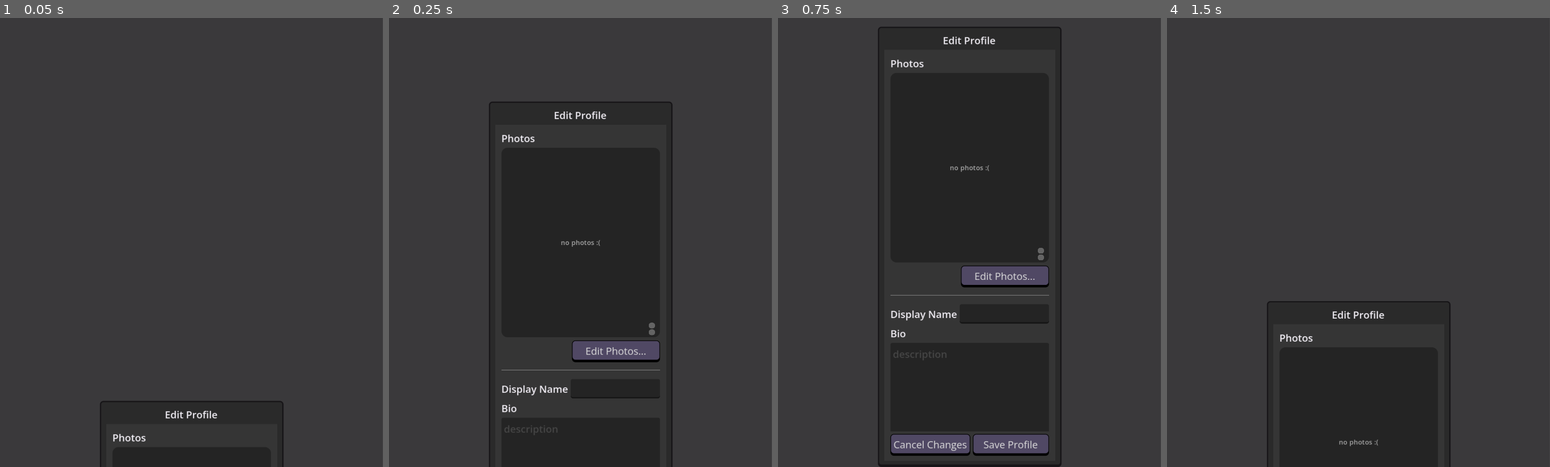
Above: before the commit, frames 1-4 (left to right).
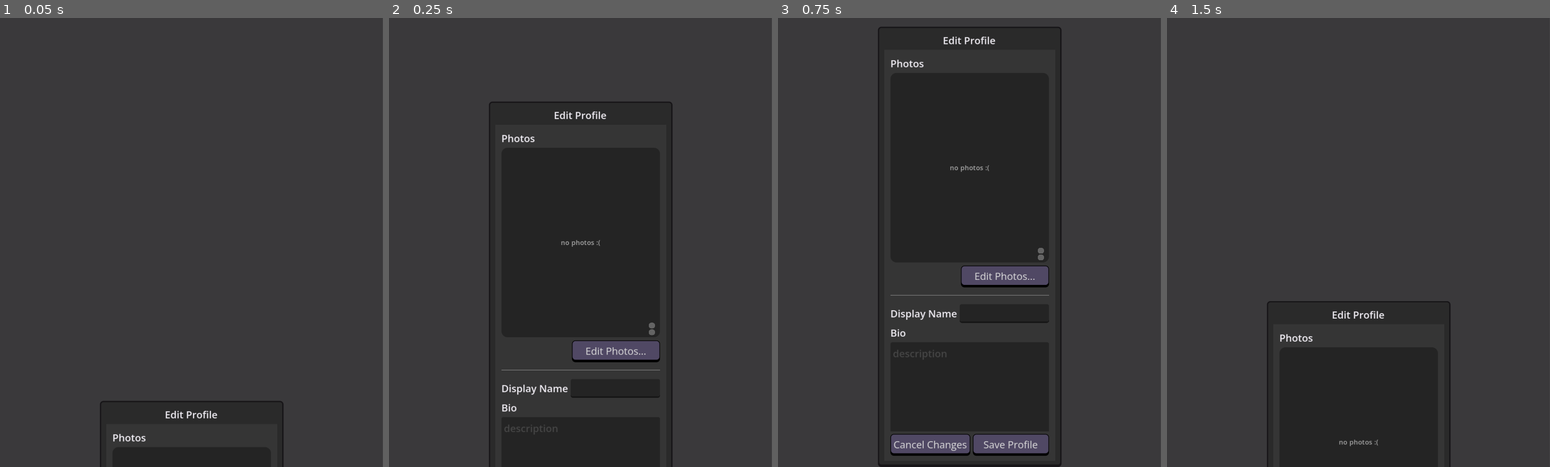
Above: after the commit, the same moments.

Repository: meet-directory/directory-app
Game: Godot game, scene res://app/main_screen/profile/profile_editor/profile_editor_popup.tscn
Two runs of this game, one before a commit and one after it. Both use one fixed random seed, a clock stepped at 60 frames per second and the inputs below. This scene is started directly instead of the project's main scene.
Inputs (mouse positions are in pixels of both pictures, inside the frame that each line leads up to):
- Up to frame 1 (0.05 s): no input
- Up to frame 2 (0.25 s): no input
- Up to frame 3 (0.75 s): click (1042, 246) at 0.5 s
- Up to frame 4 (1.5 s): click "Cancel Changes" at 1.25 s

Frame 1 is identical in both runs. In frame 2, 0.2% of the frame differs, in the area x 29-71%, y 81-93%; in frame 3, 0.2%; in frame 4, nothing differs.
Error in both runs: Invalid assignment of property or key 'x' with value of type 'Nil' on a base object of type 'Vector2'. (res://app/main_screen/profile/profile_editor/profile_ed…

Commit message:
update virtual keyboard configurations, fix touch to scroll getting blocked by ui elements in profile editor

Diff:
--- a/app/custom_ui_elements/max_length_text_edit/max_length_text_edit.tscn
+++ b/app/custom_ui_elements/max_length_text_edit/max_length_text_edit.tscn
@@ -1,19 +1,19 @@
-[gd_scene load_steps=3 format=3 uid="uid://bbh7rn8ndc5br"]
+[gd_scene format=3 uid="uid://bbh7rn8ndc5br"]
 
 [ext_resource type="Script" uid="uid://bx4hv65weu3yj" path="res://app/custom_ui_elements/max_length_text_edit/max_length_text_edit.gd" id="1_2ffkc"]
 [ext_resource type="LabelSettings" uid="uid://crec8tr40vb4i" path="res://resources/styles/subtle_grey_text_label_setting.tres" id="2_xuip7"]
 
-[node name="MaxLengthTextEdit" type="MarginContainer"]
+[node name="MaxLengthTextEdit" type="MarginContainer" unique_id=1754396050]
 anchors_preset = 10
 anchor_right = 1.0
 offset_bottom = 172.0
 grow_horizontal = 2
 script = ExtResource("1_2ffkc")
 
-[node name="VBoxContainer" type="VBoxContainer" parent="."]
+[node name="VBoxContainer" type="VBoxContainer" parent="." unique_id=1870994595]
 layout_mode = 2
 
-[node name="TextEdit" type="TextEdit" parent="VBoxContainer"]
+[node name="TextEdit" type="TextEdit" parent="VBoxContainer" unique_id=288295027]
 unique_name_in_owner = true
 custom_minimum_size = Vector2(0, 150)
 layout_mode = 2
@@ -21,34 +21,37 @@
 theme_override_colors/font_placeholder_color = Color(0.8745098, 0.8745098, 0.8745098, 0.1764706)
 theme_override_font_sizes/font_size = 16
 placeholder_text = "placeholder"
+selecting_enabled = false
 wrap_mode = 1
+tab_input_mode = false
+scroll_fit_content_height = true
 caret_blink = true
 caret_multiple = false
 
-[node name="HBoxContainer4" type="HBoxContainer" parent="VBoxContainer"]
+[node name="HBoxContainer4" type="HBoxContainer" parent="VBoxContainer" unique_id=1923215361]
 layout_mode = 2
 
-[node name="Label4" type="Label" parent="VBoxContainer/HBoxContainer4"]
+[node name="Label4" type="Label" parent="VBoxContainer/HBoxContainer4" unique_id=1179222340]
 layout_mode = 2
 text = "chars left: "
 label_settings = ExtResource("2_xuip7")
 horizontal_alignment = 2
 
-[node name="CharsUsedLabel" type="Label" parent="VBoxContainer/HBoxContainer4"]
+[node name="CharsUsedLabel" type="Label" parent="VBoxContainer/HBoxContainer4" unique_id=1765312398]
 unique_name_in_owner = true
 layout_mode = 2
 text = "300"
 label_settings = ExtResource("2_xuip7")
 horizontal_alignment = 2
 
-[node name="Label3" type="Label" parent="VBoxContainer/HBoxContainer4"]
+[node name="Label3" type="Label" parent="VBoxContainer/HBoxContainer4" unique_id=959762400]
 layout_mode = 2
 size_flags_horizontal = 10
 text = "max length:"
 label_settings = ExtResource("2_xuip7")
 horizontal_alignment = 2
 
-[node name="MaxLenLabel" type="Label" parent="VBoxContainer/HBoxContainer4"]
+[node name="MaxLenLabel" type="Label" parent="VBoxContainer/HBoxContainer4" unique_id=1213462400]
 unique_name_in_owner = true
 layout_mode = 2
 size_flags_horizontal = 8
--- a/app/login_screen/login.tscn
+++ b/app/login_screen/login.tscn
@@ -146,11 +146,13 @@
 unique_name_in_owner = true
 layout_mode = 2
 placeholder_text = "email"
+virtual_keyboard_type = 5
 
 [node name="PasswordField" type="LineEdit" parent="MarginContainer/ScrollContainer/VBoxContainer/MarginContainer2/VBoxContainer/MarginContainer/VBoxContainer/DropDownMenu/MarginContainer/VBoxContainer" unique_id=1650400707]
 unique_name_in_owner = true
 layout_mode = 2
 placeholder_text = "password"
+virtual_keyboard_type = 6
 secret = true
 
 [node name="LoginButton" type="Button" parent="MarginContainer/ScrollContainer/VBoxContainer/MarginContainer2/VBoxContainer/MarginContainer/VBoxContainer/DropDownMenu/MarginContainer/VBoxContainer" unique_id=1578996230]
--- /dev/null
+++ b/app/main_screen/profile/profile_editor/h_box_container.gd
@@ -0,0 +1,9 @@
+extends HBoxContainer
+
+# hide the save/cancel buttons when the keyboard is visible
+# otherwise it is easy to confuse it with a "hide keyboard" or "cancel keyboard" button
+
+func _ready() -> void:
+	App.keyboard_opened.connect(func (_height): hide())
+	App.keyboard_closed.connect(show)
+	#DisplayServer.virtual_keyboard_get_height()
--- /dev/null
+++ b/app/main_screen/profile/profile_editor/h_box_container_2.gd
@@ -0,0 +1,10 @@
+extends HBoxContainer
+
+# When the keyboard is up, we still want to show a save/cancel button at the bottom
+# in case user scrolls to bottom without closing keyboard and is confused
+# on how to save
+
+func _ready() -> void:
+	App.keyboard_opened.connect(func (_height): show())
+	App.keyboard_closed.connect(hide)
+	#DisplayServer.virtual_keyboard_get_height()
--- /dev/null
+++ b/app/main_screen/profile/profile_editor/name_edit.gd
@@ -0,0 +1,7 @@
+extends TextEdit
+
+
+func _on_text_changed() -> void:
+	var new_text = text.remove_chars('\n')
+	text = new_text
+	set_caret_column(len(text))
--- a/app/main_screen/profile/profile_editor/photo_editor/rsc_photo_picker.gd
+++ b/app/main_screen/profile/profile_editor/photo_editor/rsc_photo_picker.gd
@@ -79,7 +79,6 @@
 		_picker = Engine.get_singleton("PhotoPicker")
 		_picker.connect("image_picked", _on_ios_image_picked)
 		_picker.connect("permission_updated", _on_permission_updated)
-
 	else:
 		print("PhotoPicker not available — only works on iOS device/simulator")
 
@@ -98,7 +97,6 @@
 
 
 ################  ANDROID  #########################################################
-
 func _open_android_photo_picker():
 	if Engine.has_singleton("GodotGetImage"):
 		_picker = Engine.get_singleton("GodotGetImage")
--- a/app/main_screen/profile/profile_editor/profile_editor.gd
+++ b/app/main_screen/profile/profile_editor/profile_editor.gd
@@ -3,7 +3,7 @@
 
 
 @onready var tag_container: TagSelectorContainer = %Tags
-@onready var name_edit: LineEdit = %NameEdit
+@onready var name_edit: TextEdit = %NameEdit
 @onready var description_edit: MaxLengthTextEdit = %DescriptionEdit
 @onready var photo_viewer: PhotoViewer = %PhotoViewer
 @onready var edit_profile_container: Control = %EditProfileContainer
@@ -20,6 +20,15 @@
 	Server.user_session_loaded.connect(_on_session_profile_loaded)
 	call_deferred("set_sizing")
 	custom_minimum_size.x = App.PROFILE_VIEW_WIDTH
+	_set_mouse_filter(edit_photos_container)
+	_set_mouse_filter(edit_profile_container)
+
+func _set_mouse_filter(root:Node) -> void:
+	if root is Control:
+		if root.mouse_filter == Control.MOUSE_FILTER_STOP:
+			root.mouse_filter = Control.MOUSE_FILTER_PASS
+	for node in root.get_children():
+		_set_mouse_filter(node)
 
 func set_sizing():
 	### Ensure the name is always visible, even on small displays
--- a/app/main_screen/profile/profile_editor/profile_editor.tscn
+++ b/app/main_screen/profile/profile_editor/profile_editor.tscn
@@ -6,11 +6,14 @@
 [ext_resource type="Script" uid="uid://cmiecml4cjstp" path="res://app/custom_ui_elements/MobileScrollContainer.gd" id="2_odxqi"]
 [ext_resource type="PackedScene" uid="uid://407tgnvratx3" path="res://app/main_screen/profile/profile_editor/photo_editor/photo_edit_arranger.tscn" id="2_uc052"]
 [ext_resource type="PackedScene" uid="uid://bbh7rn8ndc5br" path="res://app/custom_ui_elements/max_length_text_edit/max_length_text_edit.tscn" id="3_50a7t"]
+[ext_resource type="Script" uid="uid://b17ke3p6q4p8k" path="res://app/main_screen/profile/profile_editor/name_edit.gd" id="4_ia2bq"]
 [ext_resource type="Script" uid="uid://b64fitfbob0sm" path="res://app/main_screen/profile/profile_editor/photo_editor/photo_editor.gd" id="4_u4xtl"]
 [ext_resource type="Script" uid="uid://dvmwxd1o1wnpy" path="res://app/main_screen/profile/profile_editor/relationship_types.gd" id="5_o0lig"]
 [ext_resource type="StyleBox" uid="uid://7s6g47fwt5ve" path="res://resources/styles/greyed_background_panel.tres" id="6_lgiu3"]
 [ext_resource type="LabelSettings" uid="uid://crec8tr40vb4i" path="res://resources/styles/subtle_grey_text_label_setting.tres" id="6_x0y50"]
 [ext_resource type="Script" uid="uid://dyn8ohaaqynr8" path="res://app/main_screen/profile/profile_editor/identity_masks.gd" id="8_0y8wp"]
+[ext_resource type="Script" uid="uid://bxxuafx42ouqh" path="res://app/main_screen/profile/profile_editor/h_box_container_2.gd" id="11_3snjn"]
+[ext_resource type="Script" uid="uid://crp27fimnllu6" path="res://app/main_screen/profile/profile_editor/h_box_container.gd" id="11_5xh0w"]
 
 [sub_resource type="StyleBoxFlat" id="StyleBoxFlat_re2j5"]
 bg_color = Color(0.6, 0.6, 0.6, 0.101960786)
@@ -93,12 +96,12 @@
 layout_mode = 2
 text = "Display Name"
 
-[node name="NameEdit" type="LineEdit" parent="MarginContainer/EditProfileContainer/EditProfileContainer/VBoxContainer/HBoxContainer" unique_id=1222192748]
-unique_name_in_owner = true
-layout_mode = 2
-size_flags_horizontal = 3
-mouse_filter = 1
-max_length = 80
+[node name="NameEdit" type="TextEdit" parent="MarginContainer/EditProfileContainer/EditProfileContainer/VBoxContainer/HBoxContainer" unique_id=332205773]
+unique_name_in_owner = true
+custom_minimum_size = Vector2(0, 30)
+layout_mode = 2
+size_flags_horizontal = 3
+script = ExtResource("4_ia2bq")
 
 [node name="DescriptionLabel" type="Label" parent="MarginContainer/EditProfileContainer/EditProfileContainer/VBoxContainer" unique_id=1939382289]
 layout_mode = 2
@@ -317,8 +320,27 @@
 button_pressed = true
 text = "🤠 Something else"
 
+[node name="HSeparator5" type="HSeparator" parent="MarginContainer/EditProfileContainer/EditProfileContainer/VBoxContainer" unique_id=1975486927]
+layout_mode = 2
+theme_override_constants/separation = 21
+
+[node name="HBoxContainer2" type="HBoxContainer" parent="MarginContainer/EditProfileContainer/EditProfileContainer/VBoxContainer" unique_id=197232180]
+layout_mode = 2
+script = ExtResource("11_3snjn")
+
+[node name="CancelEditButton" type="Button" parent="MarginContainer/EditProfileContainer/EditProfileContainer/VBoxContainer/HBoxContainer2" unique_id=1546448363]
+layout_mode = 2
+size_flags_horizontal = 3
+text = "Cancel Changes"
+
+[node name="SaveEditButton" type="Button" parent="MarginContainer/EditProfileContainer/EditProfileContainer/VBoxContainer/HBoxContainer2" unique_id=946792103]
+layout_mode = 2
+size_flags_horizontal = 3
+text = "Save Profile"
+
 [node name="HBoxContainer" type="HBoxContainer" parent="MarginContainer/EditProfileContainer" unique_id=1354946789]
 layout_mode = 2
+script = ExtResource("11_5xh0w")
 
 [node name="CancelEditButton" type="Button" parent="MarginContainer/EditProfileContainer/HBoxContainer" unique_id=1750721892]
 layout_mode = 2
@@ -386,6 +408,9 @@
 text = "Save Changes"
 
 [connection signal="pressed" from="MarginContainer/EditProfileContainer/EditProfileContainer/VBoxContainer/EditPhotosButton" to="." method="_on_edit_photos_button_pressed"]
+[connection signal="text_changed" from="MarginContainer/EditProfileContainer/EditProfileContainer/VBoxContainer/HBoxContainer/NameEdit" to="MarginContainer/EditProfileContainer/EditProfileContainer/VBoxContainer/HBoxContainer/NameEdit" method="_on_text_changed"]
+[connection signal="pressed" from="MarginContainer/EditProfileContainer/EditProfileContainer/VBoxContainer/HBoxContainer2/CancelEditButton" to="." method="_on_cancel_edit_button_pressed"]
+[connection signal="pressed" from="MarginContainer/EditProfileContainer/EditProfileContainer/VBoxContainer/HBoxContainer2/SaveEditButton" to="." method="_on_save_edit_button_pressed"]
 [connection signal="pressed" from="MarginContainer/EditProfileContainer/HBoxContainer/CancelEditButton" to="." method="_on_cancel_edit_button_pressed"]
 [connection signal="pressed" from="MarginContainer/EditProfileContainer/HBoxContainer/SaveEditButton" to="." method="_on_save_edit_button_pressed"]
 [connection signal="editing_finished" from="MarginContainer/EditPhotosContainer/PhotoEditor" to="." method="_on_photo_editor_editing_finished"]
--- a/app/onboarding_screen/onboarding_1_email.tscn
+++ b/app/onboarding_screen/onboarding_1_email.tscn
@@ -112,17 +112,20 @@
 unique_name_in_owner = true
 layout_mode = 2
 placeholder_text = "account email"
+virtual_keyboard_type = 5
 
 [node name="NewPasswordField" type="LineEdit" parent="VBoxContainer2" unique_id=1112566254]
 unique_name_in_owner = true
 layout_mode = 2
 placeholder_text = "new password"
+virtual_keyboard_type = 6
 secret = true
 
 [node name="ConfirmPasswordField" type="LineEdit" parent="VBoxContainer2" unique_id=706465365]
 unique_name_in_owner = true
 layout_mode = 2
 placeholder_text = "confirm password"
+virtual_keyboard_type = 6
 secret = true
 
 [node name="CreateAccountButton" type="Button" parent="VBoxContainer2" unique_id=220678546]
Not shown, added: app/main_screen/profile/profile_editor/h_box_container.gd.uid
Not shown, added: app/main_screen/profile/profile_editor/h_box_container_2.gd.uid
Not shown, added: app/main_screen/profile/profile_editor/name_edit.gd.uid
